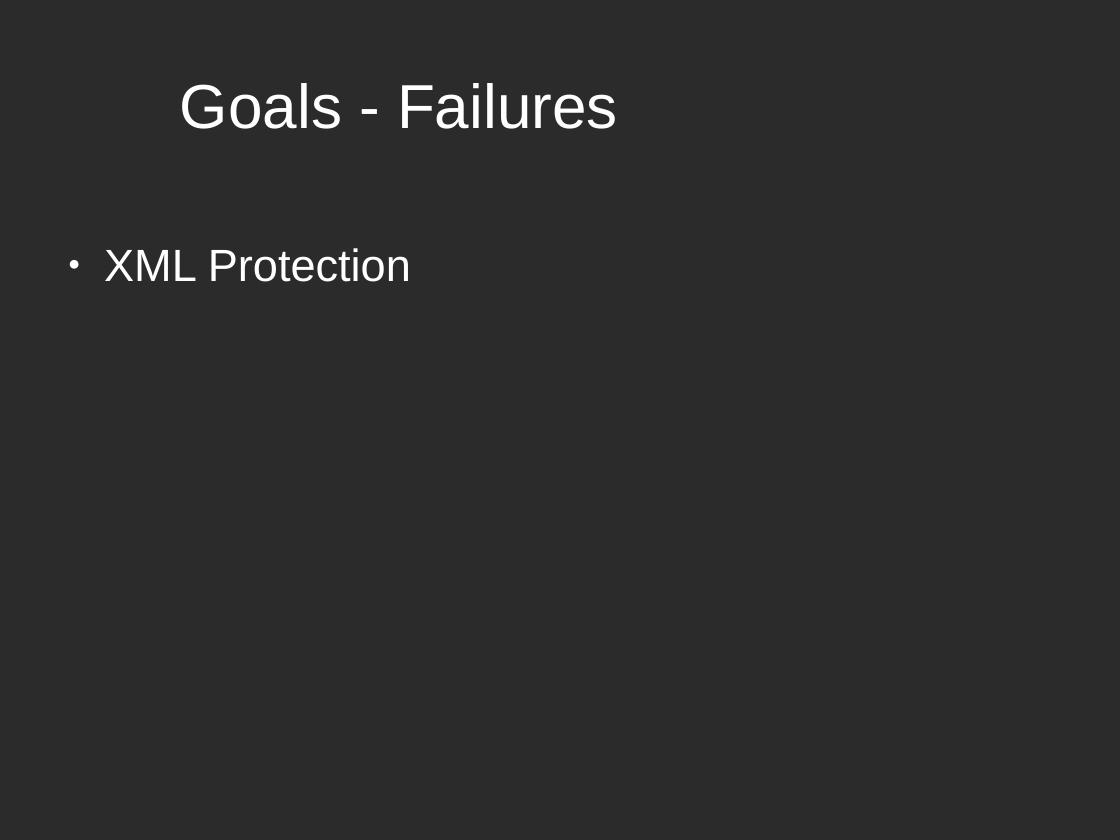
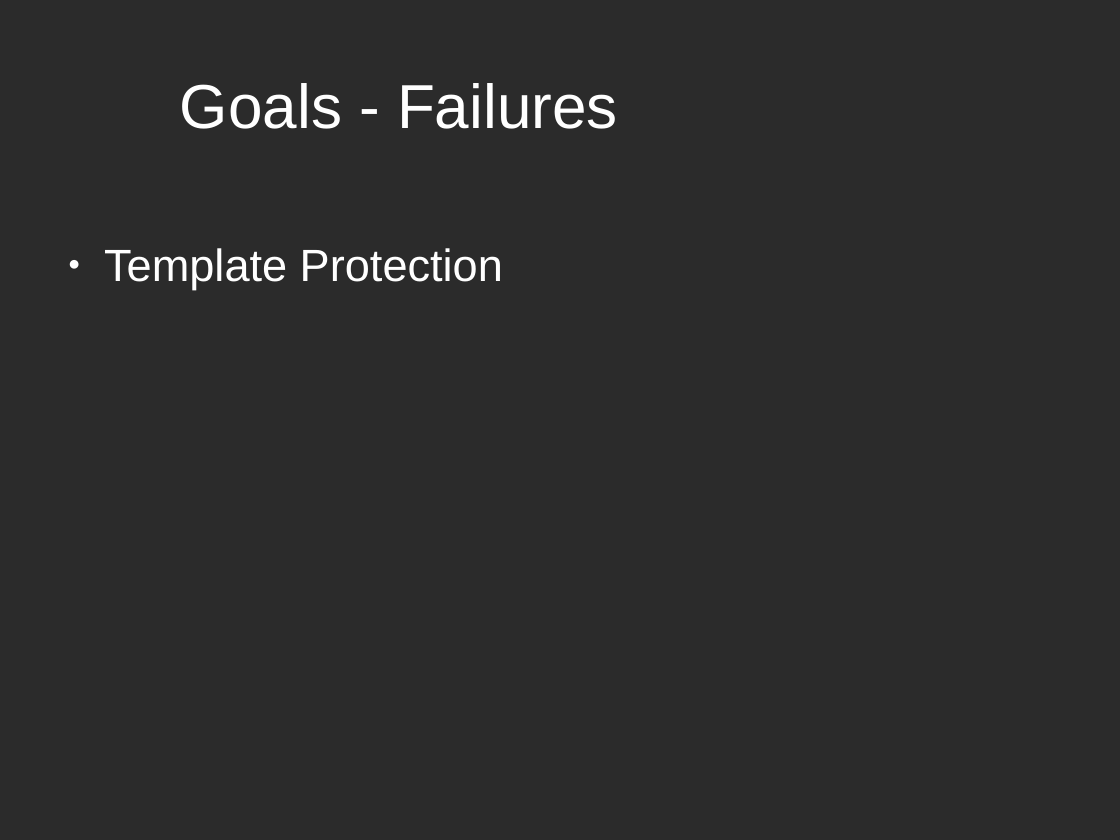
Before and after one commit to szyuGH/StarrockGame, a slide deck: slide 8 of Docs/PresentationPrototype2/PrototypePresentation2.odp (slide 7 before the commit). Drawn at 1120x840 pixels with LibreOffice and Linux fonts; fonts in the diff are those of the drawing; background and template pictures are left out; a plain dark background stands for a picture behind light text. Boxes give left, top, right and bottom in pixels: in the first picture for what was removed or moved away, otherwise in the second. Text is boxed around its words. In the diff, an @@ line names an element or a change of style, - is before the commit and + after.

```diff
--- a/Docs/PresentationPrototype2/PrototypePresentation2.odp
+++ b/Docs/PresentationPrototype2/PrototypePresentation2.odp
@@ text at (x1=104, y1=248, x2=503, y2=290): text changed @@
-● XML Protection
+● Template Protection
```
Also in this commit, not shown: 2 other slides changed, 4 slides added, 14 other files.
